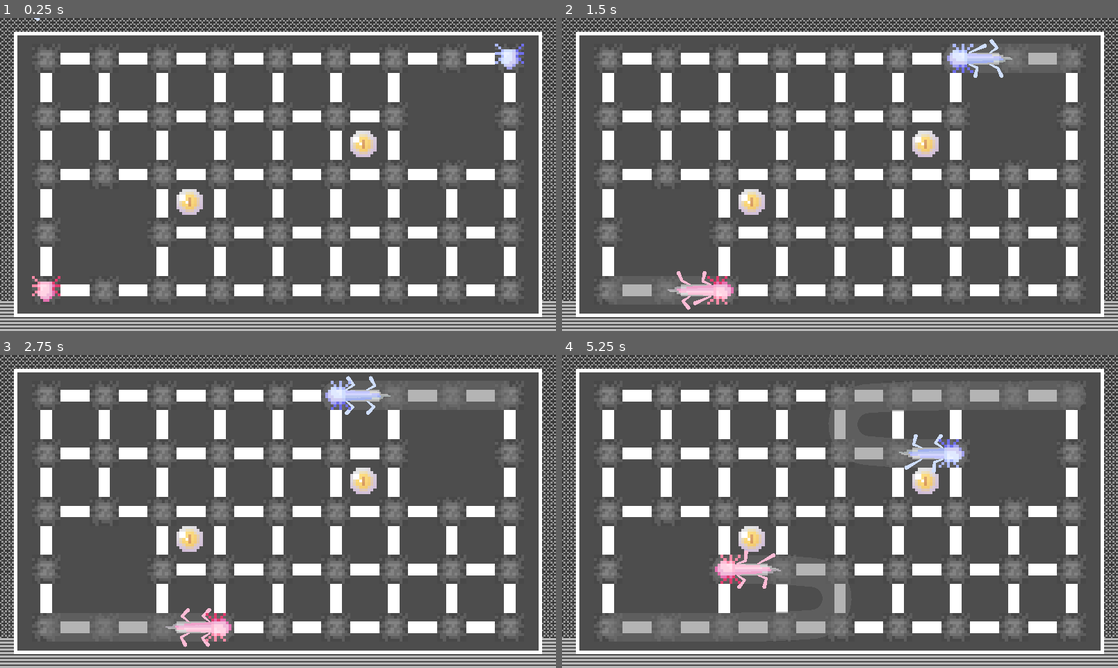
Above: before the commit, frames 1-4 (two rows, left to right).
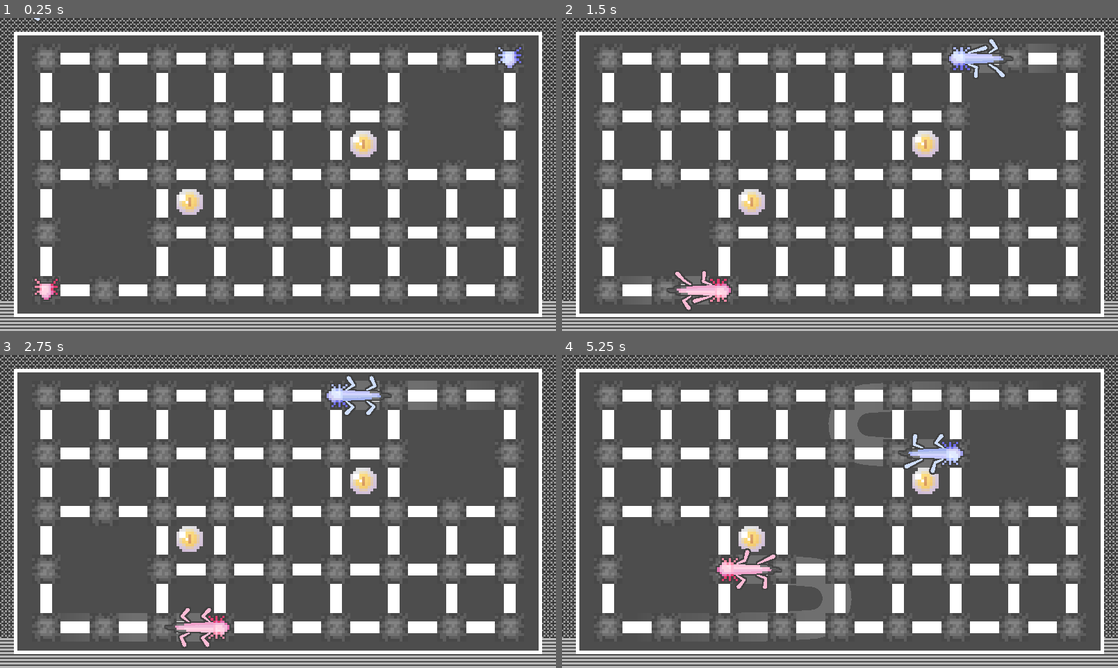
Above: after the commit, the same moments.

Repository: r8114wjbn9118/Hello-Godot-Game-Jam-1
Game: Godot game, scene res://Map/Map.tscn
The game is run twice, just before and just after one commit, with the same random seed, the same clock (stepped at 60 frames per second) and the same inputs. The engine's default icon, where the game draws it, is replaced by a stand-in: a white triangle on a blue panel in a dark square.
Inputs:
- Up to frame 1 (0.25 s): no input
- Up to frame 2 (1.5 s): tap Enter (ui_accept) at 0.5, 0.77, 1.25 s; hold Right (ui_right) 0.53-1.28 s; hold Z (z) 0.53-1.28 s; hold Down (ui_down) from 1.28 s (still down); tap Z (z) at 1.35 s
- Up to frame 3 (2.75 s): tap Enter (ui_accept) at 1.52, 2 s; release Down (ui_down) at 2.03 s; hold Right (ui_right) from 2.03 s (still down); hold Z (z) from 2.03 s (still down)
- Up to frame 4 (5.25 s): tap Enter (ui_accept) at 2.75, 3.02, 3.5, 3.77, 4.52, 5 s; release Right (ui_right) at 2.78 s; release Z (z) at 2.78 s; hold Up (ui_up) 2.78-3.53 s; tap Z (z) at 2.85, 4.35 s; hold Z (z) 3.53-4.28 s; hold Left (ui_left) 3.53-5.03 s; hold Down (ui_down) from 5.03 s (still down); hold Z (z) from 5.03 s (still down)

The runs differ from the first frame. In frame 1, 0.4% of the frame differs, in the area x 5-95%, y 0-91%; in frame 2, 1.3%; in frame 3, 1.6%; in frame 4, 3.2%, in the area x 10-89%, y 10-89%.

Commit message:
outline shader

Diff:
--- a/MapItems/WormTail/body/WormBody.tscn
+++ b/MapItems/WormTail/body/WormBody.tscn
@@ -1,12 +1,22 @@
-[gd_scene load_steps=10 format=3 uid="uid://3wu8fxil0bju"]
+[gd_scene load_steps=13 format=3 uid="uid://3wu8fxil0bju"]
 
 [ext_resource type="Script" path="res://MapItems/WormTail/body/worm_body.gd" id="1_aav5k"]
 [ext_resource type="Texture2D" uid="uid://j2mnes0gkf6d" path="res://MapItems/WormTail/body/身體.png" id="2_q8g0w"]
+[ext_resource type="Shader" path="res://MapItems/WormTail/body/WormBodyShader.gdshader" id="2_qhpyo"]
 [ext_resource type="Texture2D" uid="uid://c223dcf0qhqf0" path="res://image/洞螈圖示（粉／藍）/粉紅洞螈.png" id="2_vebed"]
 [ext_resource type="Script" path="res://MapItems/WormTail/body/path_line.gd" id="2_yo5do"]
 [ext_resource type="Script" path="res://MapItems/WormTail/body/body_line.gd" id="4_6p0er"]
 [ext_resource type="PackedScene" uid="uid://up6yecfvyrms" path="res://MapItems/WormTail/legIK/LegIK.tscn" id="5_ca66f"]
 [ext_resource type="Texture2D" uid="uid://ba628tixl2qel" path="res://image/洞螈圖示（粉／藍）/藍藍洞螈.png" id="7_lsyt8"]
+
+[sub_resource type="Gradient" id="Gradient_3k8hu"]
+offsets = PackedFloat32Array(0.5, 1)
+colors = PackedColorArray(0.435294, 0.435294, 0.435294, 1, 0.435294, 0.435294, 0.435294, 0)
+
+[sub_resource type="ShaderMaterial" id="ShaderMaterial_qko8t"]
+shader = ExtResource("2_qhpyo")
+shader_parameter/line_colour = Color(0.259294, 0.259294, 0.259294, 1)
+shader_parameter/line_thickness = 2
 
 [sub_resource type="Curve2D" id="Curve2D_58frh"]
 _data = {
@@ -24,45 +34,54 @@
 [node name="Node" type="Node" parent="."]
 
 [node name="PathLine" type="Line2D" parent="Node"]
-points = PackedVector2Array(0, 0, 197, 0)
+z_index = -1
+points = PackedVector2Array(0, 0, 36.9362, 0, 80.1929, 0, 115.116, 0, 164, 0, 197, 0)
 width = 50.0
-default_color = Color(0.435294, 0.435294, 0.435294, 0.521569)
+default_color = Color(0.435294, 0.435294, 0.435294, 1)
+gradient = SubResource("Gradient_3k8hu")
 joint_mode = 2
 begin_cap_mode = 2
 end_cap_mode = 2
 script = ExtResource("2_yo5do")
 
-[node name="Body" type="Node" parent="Node"]
+[node name="CanvasGroup" type="CanvasGroup" parent="."]
+z_index = 9
+material = SubResource("ShaderMaterial_qko8t")
+fit_margin = 50.0
+clear_margin = 50.0
+
+[node name="Node" type="Node2D" parent="CanvasGroup"]
+
+[node name="Body" type="Node2D" parent="CanvasGroup/Node"]
 script = ExtResource("4_6p0er")
 
-[node name="Path2D" type="Path2D" parent="Node/Body"]
+[node name="Path2D" type="Path2D" parent="CanvasGroup/Node/Body"]
 curve = SubResource("Curve2D_58frh")
 
-[node name="PathFollow2D" type="PathFollow2D" parent="Node/Body/Path2D"]
+[node name="PathFollow2D" type="PathFollow2D" parent="CanvasGroup/Node/Body/Path2D"]
 position = Vector2(60.5543, -28.1434)
 rotation = -0.169101
 progress = 54.3416
 
-[node name="RMarker2D" type="Marker2D" parent="Node/Body/Path2D/PathFollow2D"]
+[node name="RMarker2D" type="Marker2D" parent="CanvasGroup/Node/Body/Path2D/PathFollow2D"]
 position = Vector2(0, 10)
 
-[node name="LMarker2D" type="Marker2D" parent="Node/Body/Path2D/PathFollow2D"]
+[node name="LMarker2D" type="Marker2D" parent="CanvasGroup/Node/Body/Path2D/PathFollow2D"]
 position = Vector2(0, -10)
 
-[node name="LegIk_FR" parent="Node/Body" instance=ExtResource("5_ca66f")]
+[node name="LegIk_FR" parent="CanvasGroup/Node/Body" instance=ExtResource("5_ca66f")]
 position = Vector2(76, -31)
 
-[node name="LegIk_FL" parent="Node/Body" instance=ExtResource("5_ca66f")]
+[node name="LegIk_FL" parent="CanvasGroup/Node/Body" instance=ExtResource("5_ca66f")]
 position = Vector2(38, 40)
 
-[node name="LegIk_BR" parent="Node/Body" instance=ExtResource("5_ca66f")]
+[node name="LegIk_BR" parent="CanvasGroup/Node/Body" instance=ExtResource("5_ca66f")]
 position = Vector2(58, -4)
 
-[node name="LegIk_BL" parent="Node/Body" instance=ExtResource("5_ca66f")]
+[node name="LegIk_BL" parent="CanvasGroup/Node/Body" instance=ExtResource("5_ca66f")]
 position = Vector2(130, -34)
 
-[node name="BodyLine" type="Line2D" parent="Node/Body"]
-z_index = 2
+[node name="BodyLine" type="Line2D" parent="CanvasGroup/Node/Body"]
 points = PackedVector2Array(60, -15, 75.2645, -5.79084, 88.8415, 2.40025, 103.993, 11.5412, 113.899, 17.5174, 125.382, 24.4456, 133.022, 29.0547, 145.814, 36.7719, 154.675, 42.1178, 163, 45, 170.561, 50.4606, 177, 53, 181, 58)
 width = 20.0
 width_curve = SubResource("Curve_5pkq8")
@@ -72,14 +91,12 @@
 begin_cap_mode = 2
 end_cap_mode = 2
 
-[node name="粉紅洞螈" type="Sprite2D" parent="."]
-z_index = 4
-scale = Vector2(5, 5)
+[node name="粉紅洞螈" type="Sprite2D" parent="CanvasGroup"]
+scale = Vector2(4, 4)
 texture = ExtResource("2_vebed")
 
-[node name="藍藍洞螈" type="Sprite2D" parent="."]
+[node name="藍藍洞螈" type="Sprite2D" parent="CanvasGroup"]
 visible = false
-z_index = 4
-position = Vector2(0, -1)
-scale = Vector2(5, 5)
+position = Vector2(3.8147e-06, 3.8147e-06)
+scale = Vector2(4, 4)
 texture = ExtResource("7_lsyt8")
--- /dev/null
+++ b/MapItems/WormTail/body/WormBodyShader.gdshader
@@ -0,0 +1,18 @@
+shader_type canvas_item;
+
+uniform vec3 line_colour: source_color = vec3(1.0);
+uniform int line_thickness: hint_range(0, 10) = 1;
+uniform sampler2D screen_texture : hint_screen_texture, repeat_disable, filter_nearest;
+
+void fragment() {
+	vec2 size = SCREEN_PIXEL_SIZE * float(line_thickness);
+	float line_alpha = 0.0;
+	for (float i = -size.x; i <= size.x; i += SCREEN_PIXEL_SIZE.x) {
+		for (float j = -size.y; j <= size.y; j += SCREEN_PIXEL_SIZE.y) {
+			line_alpha += texture(screen_texture, SCREEN_UV + vec2(i, j)).a;
+		}
+	}
+	vec4 colour = texture(screen_texture, SCREEN_UV);
+	vec4 outline = vec4(line_colour, min(line_alpha, 1.0));
+	COLOR *= mix(outline, colour, colour.a);
+}
--- a/MapItems/WormTail/body/body_line.gd
+++ b/MapItems/WormTail/body/body_line.gd
@@ -1,4 +1,4 @@
-class_name BodyLine extends Node
+class_name BodyLine extends Node2D
 
 var point_manager:PointManager
 
@@ -43,7 +43,8 @@
 			arr[i] = align_to_grid_line(arr[i])  # 僅在容許範圍內時才更新為對齊的結果
 	# 將節點位置對齊到網格
 	_line.points = arr
-
+	global_position = Vector2.ZERO
+	global_rotation = 0.0
 	var curve:Curve2D = $Path2D.curve
 	curve.clear_points()
 	for i in arr:
@@ -85,6 +86,8 @@
 var _time = 0.0
 const LEG_SP_MOVE_TIME = 0.05
 func _process(delta: float) -> void:
+	global_position = Vector2.ZERO
+	global_rotation = 0.0
 	_time += delta
 	var arr := [$LegIk_FR, $LegIk_BL, $LegIk_FL, $LegIk_BR]
 	var curr_time = fmod(_time, (LEG_SP_MOVE_TIME*4.0))
--- a/MapItems/WormTail/body/path_line.gd
+++ b/MapItems/WormTail/body/path_line.gd
@@ -3,7 +3,7 @@
 var point_manager:PointManager
 
 ## 最大距離(格子), 在Map更改max_move_distance
-static var max_distance:int = 8
+static var max_distance:int = 6
 
 var length:int = 10
 func init(head, point_manager) -> void:
--- a/MapItems/WormTail/body/worm_body.gd
+++ b/MapItems/WormTail/body/worm_body.gd
@@ -36,22 +36,22 @@
 
 #region by DF
 @onready var _pathLine := $Node/PathLine
-@onready var _bodyLine := $Node/Body
+@onready var _bodyLine := $CanvasGroup/Node/Body
 # Called when the node enters the scene tree for the first time.
 func is_main(main:bool):
 	if main:
 		pass
 	else:
-		$"粉紅洞螈".visible = false
-		$"藍藍洞螈".visible = true
-		$Node/Body/BodyLine.texture = preload("res://MapItems/WormTail/body/身體(1).png")
+		$"CanvasGroup/粉紅洞螈".visible = false
+		$"CanvasGroup/藍藍洞螈".visible = true
+		$CanvasGroup/Node/Body/BodyLine.texture = preload("res://MapItems/WormTail/body/身體(1).png")
 		_bodyLine.setColor(Color("cfdeff"))
 
 func _ready() -> void:
 	_pathLine.init(self, %Point)
 	_bodyLine.init(self, %Point)
-	_pathLine.move(position)
-	_bodyLine.move(position)
+	_pathLine.move(global_position)
+	_bodyLine.move(global_position)
 
 func set_pos(_game_pos, _target_pos): # NOTE 由父UNDO調用
 	self.game_pos = _game_pos
@@ -65,8 +65,8 @@
 
 func _tween_move(new_pos): # TEST 替代move
 	position = new_pos
-	_pathLine.move(position)
-	_bodyLine.move(position)
+	_pathLine.move(global_position)
+	_bodyLine.move(global_position)
 
 #func move(delta):
 	#position += position.direction_to(target_pos) * move_speed * delta
@@ -83,8 +83,8 @@
 func _unmove(PathPoints, BodyPoints): # NOTE move 的反向操作 (不應該被直接調用)
 	_pathLine.points = PathPoints
 	_bodyLine.setPoints(BodyPoints)
-	_pathLine.move(position)
-	_bodyLine.move(position)
+	_pathLine.move(global_position)
+	_bodyLine.move(global_position)
 
 
 @onready var _undoRedo:UndoRedo = UndoRedo.new()
--- a/MapItems/WormTail/legIK/LegIK.tscn
+++ b/MapItems/WormTail/legIK/LegIK.tscn
@@ -1,6 +1,7 @@
-[gd_scene load_steps=3 format=3 uid="uid://up6yecfvyrms"]
+[gd_scene load_steps=4 format=3 uid="uid://up6yecfvyrms"]
 
 [ext_resource type="Script" path="res://MapItems/WormTail/legIK/leg_ik.gd" id="1_eerbp"]
+[ext_resource type="Script" path="res://MapItems/WormTail/legIK/node.gd" id="2_3rdv6"]
 
 [sub_resource type="Curve" id="Curve_1conq"]
 _data = [Vector2(0, 0.384615), 0.0, 0.0, 0, 0, Vector2(0.489474, 0.648352), 0.0, 0.0, 0, 0, Vector2(1, 1), 0.0, 0.0, 0, 0]
@@ -9,7 +10,8 @@
 [node name="LegIk" type="Node2D"]
 script = ExtResource("1_eerbp")
 
-[node name="Node" type="Node" parent="."]
+[node name="Node" type="Node2D" parent="."]
+script = ExtResource("2_3rdv6")
 
 [node name="Line2D" type="Line2D" parent="Node"]
 unique_name_in_owner = true
--- /dev/null
+++ b/MapItems/WormTail/legIK/node.gd
@@ -0,0 +1,12 @@
+extends Node2D
+
+
+# Called when the node enters the scene tree for the first time.
+func _ready() -> void:
+	pass # Replace with function body.
+
+
+# Called every frame. 'delta' is the elapsed time since the previous frame.
+func _process(delta: float) -> void:
+	global_position = Vector2.ZERO
+	global_rotation = 0.0
--- a/project.godot
+++ b/project.godot
@@ -47,5 +47,3 @@
 [rendering]
 
 textures/canvas_textures/default_texture_filter=0
-renderer/rendering_method="gl_compatibility"
-renderer/rendering_method.mobile="gl_compatibility"
